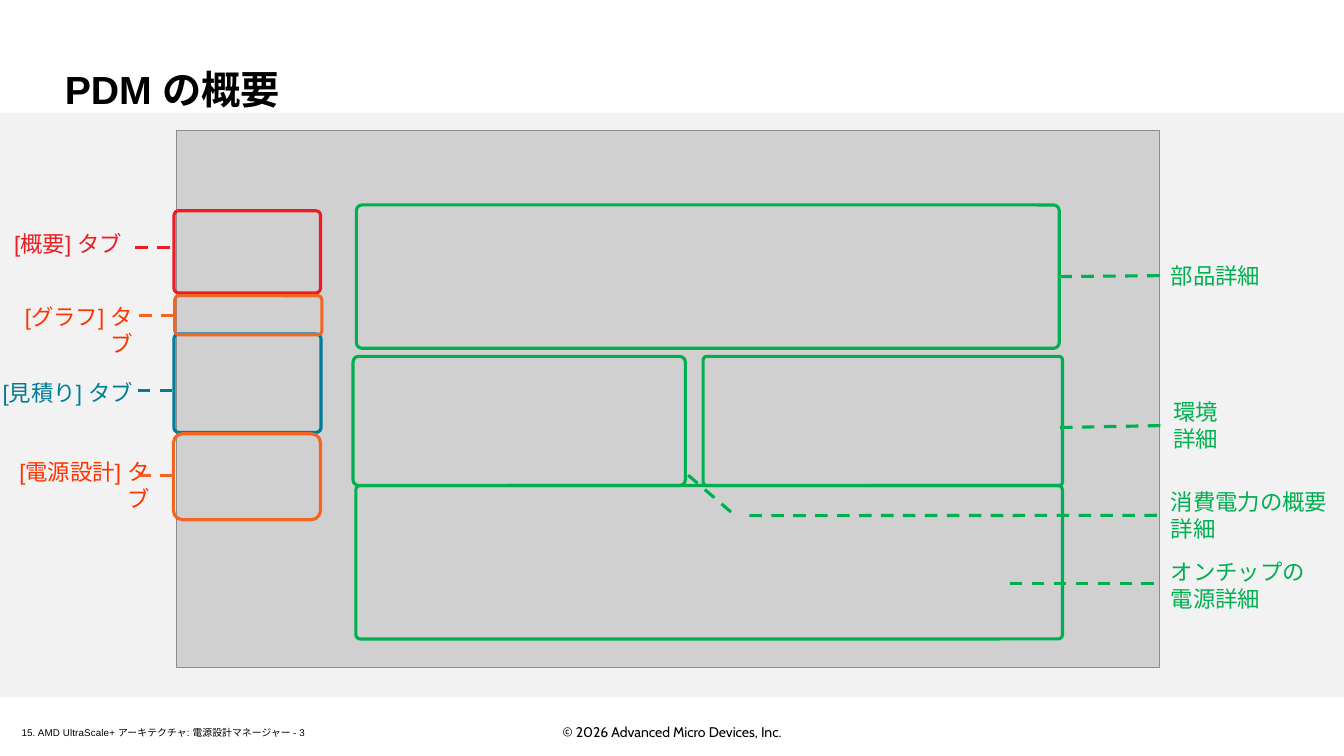
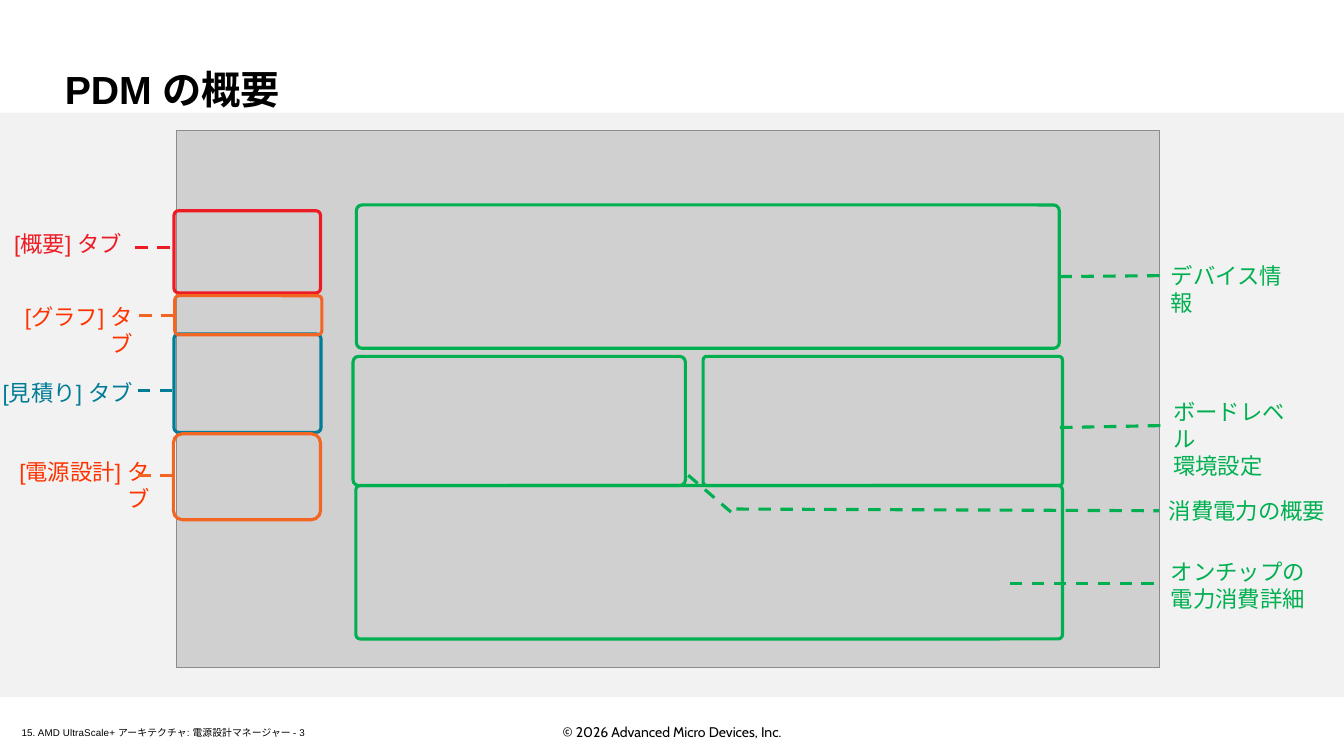
Before and after one commit to hdlabjk/spusp, a slide deck: slide 3 of doc/slides_docx/15. AMD UltraScale+ Architecture Power Design Manager_ILT_translated_ja.pptx. Drawn at 1344x756 pixels with LibreOffice and Linux fonts; fonts in the diff are those of the drawing; grey boxes stand for pictures; background and template pictures are left out. Boxes give left, top, right and bottom in pixels: in the first picture for what was removed or moved away, otherwise in the second. Text is boxed around its words. In the diff, an @@ line names an element or a change of style, - is before the commit and + after.

```diff
--- a/doc/slides_docx/15. AMD UltraScale+ Architecture Power Design Manager_ILT_translated_ja.pptx
+++ b/doc/slides_docx/15. AMD UltraScale+ Architecture Power Design Manager_ILT_translated_ja.pptx
@@ text at [1171, 265, 1282, 313]: text changed @@
-部品詳細
+デバイス情報
@@ text at [1173, 402, 1285, 476]: text changed @@
-環境
-詳細
+ボードレベル
+環境設定
@@ line moved from (749, 516) - (1162, 515) to (737, 509) - (1159, 511) @@
@@ text "消費電力の概要": place and size @@
-text "消費電力の概要" at [1171, 491, 1327, 539]
+text "消費電力の概要" at [1169, 500, 1325, 521]
@@ text at [1171, 518, 1216, 539]: paragraph removed @@
-詳細
@@ text at [1171, 561, 1305, 609]: text changed @@
-オンチップの電源詳細
+オンチップの
+電力消費詳細
```
Also in this commit, not shown: 18 other slides changed, 10 other files.
